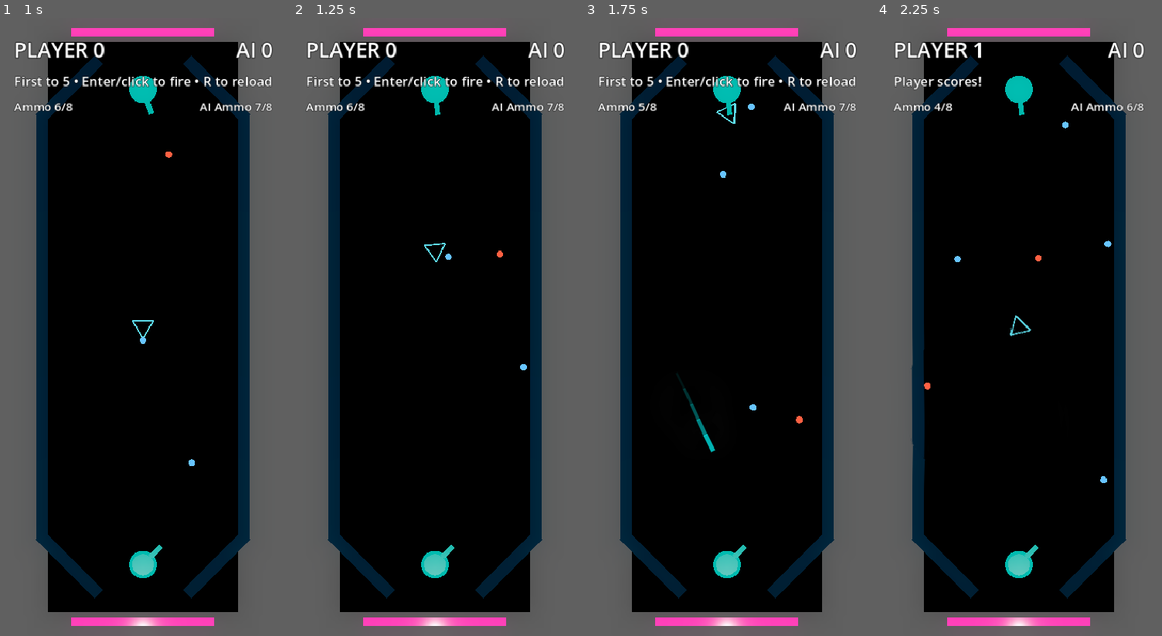
Above: before the commit, frames 1-4 (left to right).
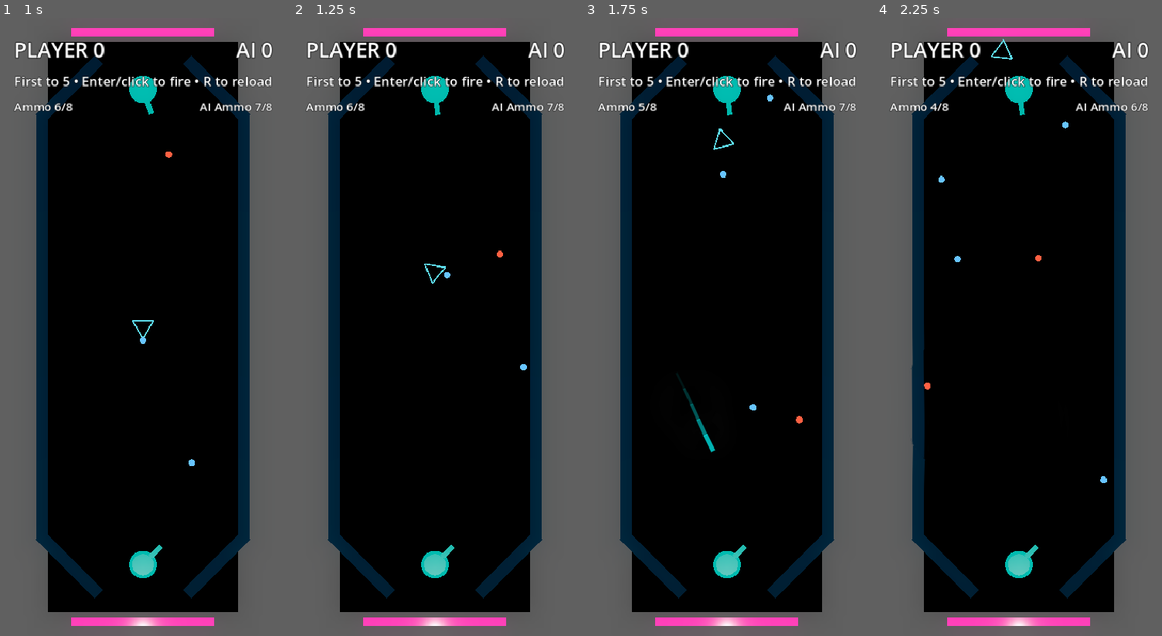
Above: after the commit, the same moments.

Repository: mchambers-mojang/sweet-vinegar-games
Game: Godot game, scene res://carom/scenes/carom_arena.tscn
The game is run twice, just before and just after one commit, with the same random seed, the same clock (stepped at 60 frames per second) and the same inputs. This scene is started directly instead of the project's main scene.
Inputs (mouse positions are in pixels of both pictures, inside the frame that each line leads up to):
- Up to frame 1 (1 s): tap Enter (ui_accept) at 0.5, 0.77 s; move the mouse to (205, 296) at 0.52 s; hold Right (ui_right) from 0.53 s (still down); hold Shift from 0.53 s (still down); click (205, 296) at 0.67 s
- Up to frame 2 (1.25 s): keep holding Right (ui_right); keep holding Shift
- Up to frame 3 (1.75 s): release Right (ui_right) at 1.25 s; release Shift at 1.25 s; tap Enter (ui_accept) at 1.25 s; drag from (669, 357) to (712, 450) at 1.27 s
- Up to frame 4 (2.25 s): tap Enter (ui_accept) at 2 s; move the mouse to (1047, 191) at 2.02 s; hold Right (ui_right) from 2.03 s (still down); tap Ctrl at 2.1 s

Frame 1 is identical in both runs. In frame 2, 0.1% of the frame differs, in the area x 46-56%, y 36-43%; in frame 3, 0.1%; in frame 4, 2.2%, in the area x 4-96%, y 3-52%.

Commit message:
fix: scale puck impulse by hit angle — perpendicular = full transfer
Impulse now uses the collision normal direction (pushes puck away
from the hit face) scaled by the dot product of projectile direction
vs surface normal. Dead-on perpendicular hit = 100% impulse transfer.
Grazing hit = proportionally less. Feels more physically correct.

Co-authored-by: Copilot <223556219+Copilot@users.noreply.github.com>

Diff:
--- a/carom/scripts/carom_projectile.gd
+++ b/carom/scripts/carom_projectile.gd
@@ -41,13 +41,20 @@
 
 func _handle_collision(collision: KinematicCollision3D) -> void:
 	var collider := collision.get_collider()
+	var normal := collision.get_normal()
+
 	if collider is CaromPuck:
 		var puck := collider as CaromPuck
+		# Impulse scales with how perpendicular the hit is
+		var hit_strength := abs(direction.dot(-normal))
+		var impulse_dir := -normal
+		impulse_dir.y = 0.0
+		impulse_dir = impulse_dir.normalized()
 		var impact_offset := collision.get_position() - puck.global_position
 		impact_offset.y = 0.0
-		puck.apply_impulse(direction * puck_impulse, impact_offset)
-	# Bounce off everything (walls, puck, other projectiles)
-	var normal := collision.get_normal()
+		puck.apply_impulse(impulse_dir * puck_impulse * hit_strength, impact_offset)
+
+	# Bounce off everything
 	direction = direction.bounce(normal)
 	direction.y = 0.0
 	direction = direction.normalized()
